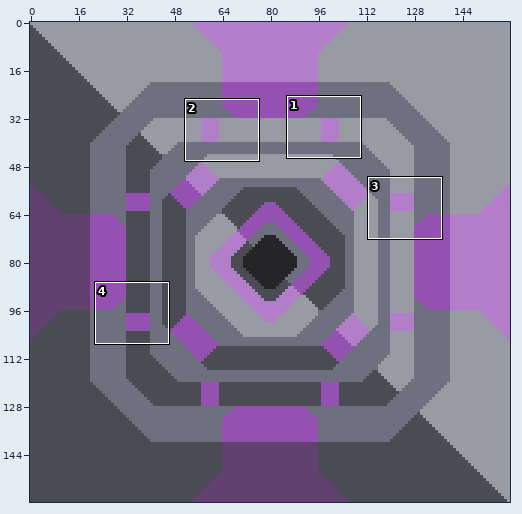
Two states of a sprite sheet, sprites/blocks/fusion-reactor.png. The picture above shows the old version from afar; the outline marks the close-up.
Close-up. Before the commit:
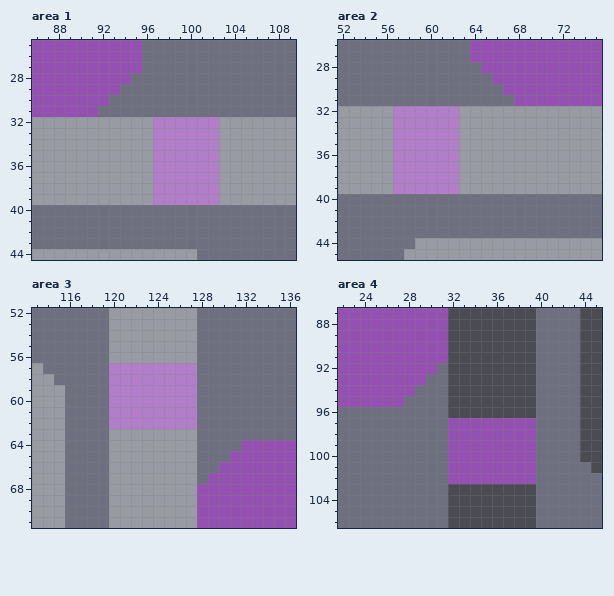
The file is 160x160 pixels. Shown: area 1: x 86..109, y 25..44; area 2: x 52..75, y 26..45; area 3: x 113..136, y 52..71; area 4: x 22..45, y 87..106. The commit also changed other parts of the picture, which this record leaves out.
Now the later version:
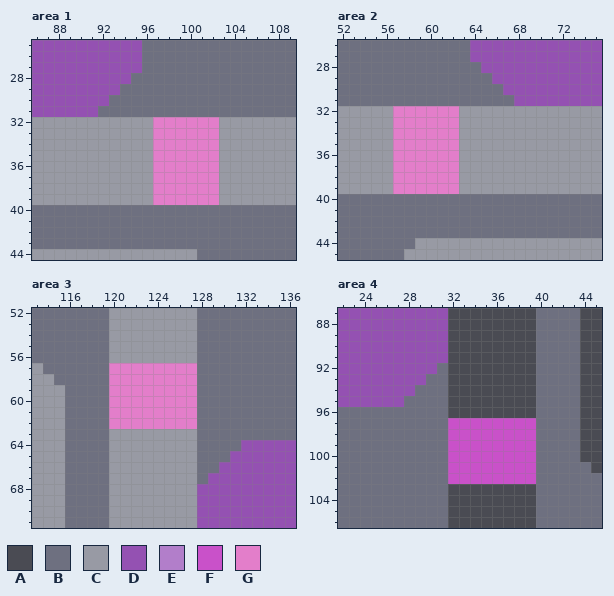
Palette (. is transparent): A #4a4b53  B #6e7080  C #989aa4  D #9451b2  E #b27eca  F #c951c9  G #e37eca
Change:
Changed rows in their new state; - is an unchanged pixel.
Area 1:
first column x 97:
32 GGGGGG
33 GGGGGG
34 GGGGGG
35 GGGGGG
36 GGGGGG
37 GGGGGG
38 GGGGGG
39 GGGGGG
Area 2:
first column x 57:
32 GGGGGG
33 GGGGGG
34 GGGGGG
35 GGGGGG
36 GGGGGG
37 GGGGGG
38 GGGGGG
39 GGGGGG
Area 3:
first column x 120:
57 GGGGGGGG
58 GGGGGGGG
59 GGGGGGGG
60 GGGGGGGG
61 GGGGGGGG
62 GGGGGGGG
Area 4:
first column x 32:
 97 FFFFFFFF
 98 FFFFFFFF
 99 FFFFFFFF
100 FFFFFFFF
101 FFFFFFFF
102 FFFFFFFF
Boxes around the changes in both close-ups, in picture pixels (x1, y1, x2, y2):
changed: (153, 117, 219, 205)
changed: (393, 106, 459, 194)
changed: (109, 363, 197, 429)
changed: (448, 418, 536, 484)
